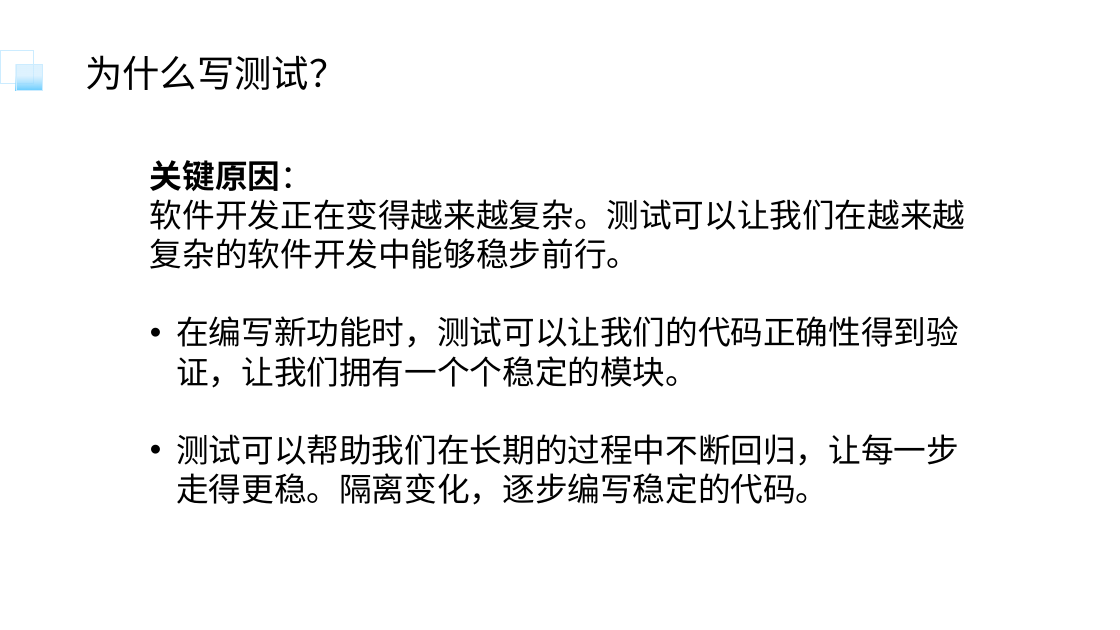
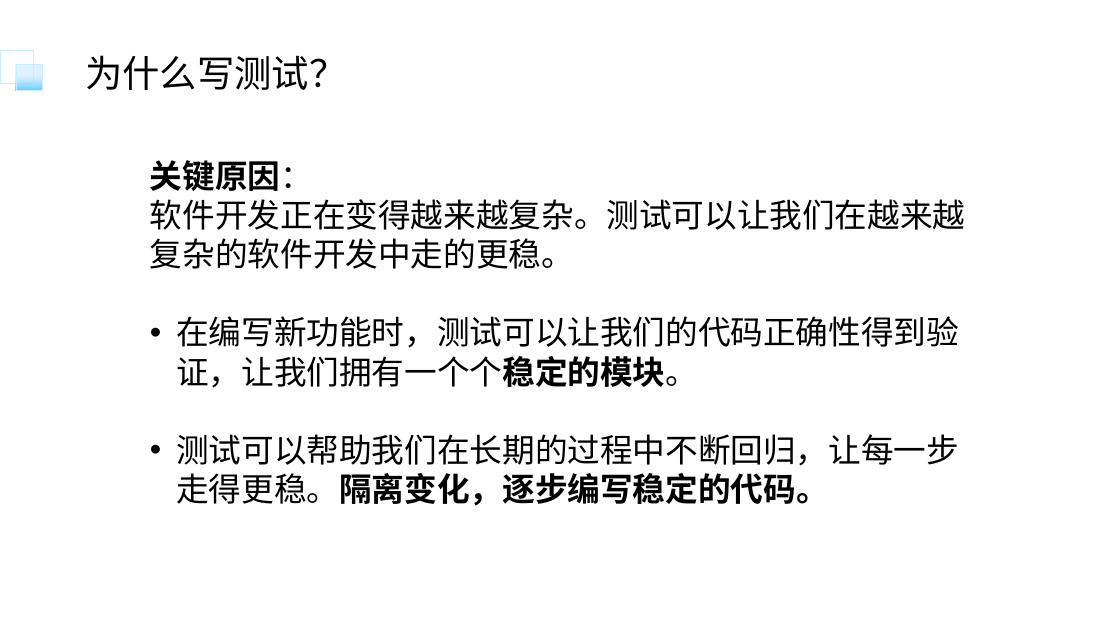
Before and after one commit to bitkylin/featureLab, a slide deck: slide 2 of learning/流程引擎断网环境下集成测试的实践/分享/流程引擎断网环境下集成测试的实践.pptx. Drawn at 1120x630 pixels with LibreOffice and Linux fonts; fonts in the diff are those of the drawing. Boxes give left, top, right and bottom in pixels: in the first picture for what was removed or moved away, otherwise in the second. Text is boxed around its words. In the diff, an @@ line names an element or a change of style, - is before the commit and + after.

```diff
--- a/learning/流程引擎断网环境下集成测试的实践/分享/流程引擎断网环境下集成测试的实践.pptx
+++ b/learning/流程引擎断网环境下集成测试的实践/分享/流程引擎断网环境下集成测试的实践.pptx
@@ text at (x1=150, y1=199, x2=966, y2=269): text changed @@
-软件开发正在变得越来越复杂。测试可以让我们在越来越复杂的软件开发中能够稳步前行。
+软件开发正在变得越来越复杂。测试可以让我们在越来越复杂的软件开发中走的更稳。
@@ text at (x1=176, y1=316, x2=959, y2=506): bold on in "在编写新功能时，测试可以让我们的代码正确性得到验证，让我们拥有一个个稳定的模块。", "测试可以帮助我们在长期的过程中不断回归，让每一步走得更稳。隔离变化，逐步编写稳定的代码。" @@
```
Also in this commit, not shown: 8 other slides changed, 2 slides added, 3 slides removed, 5 other files.
